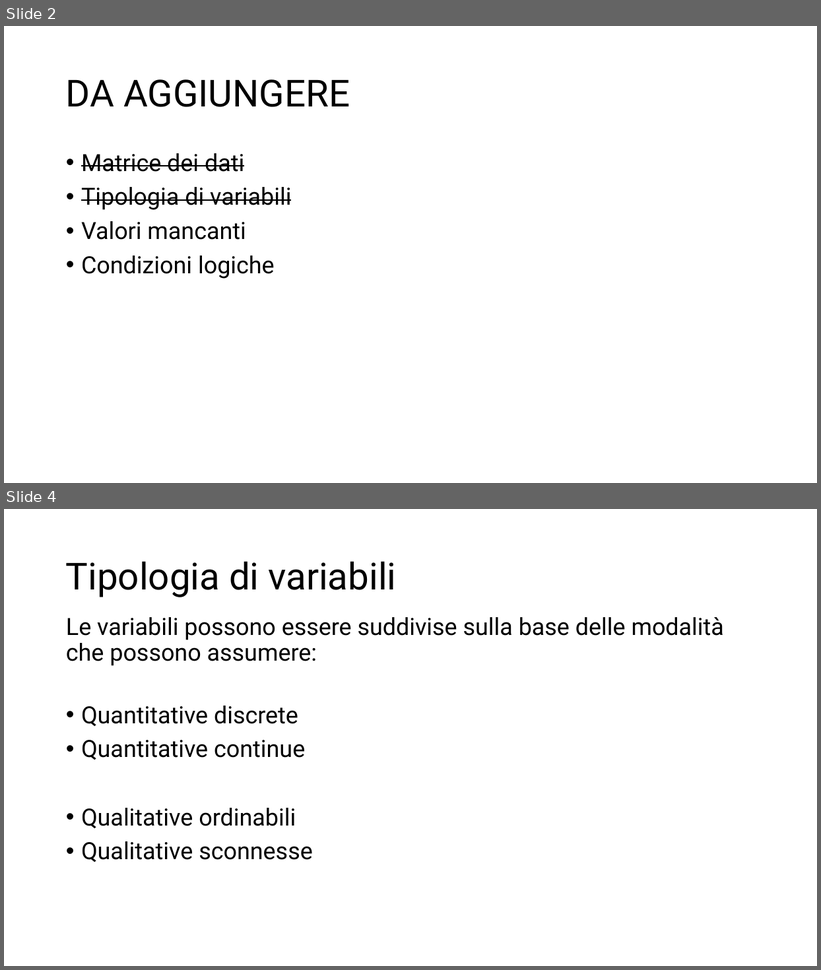
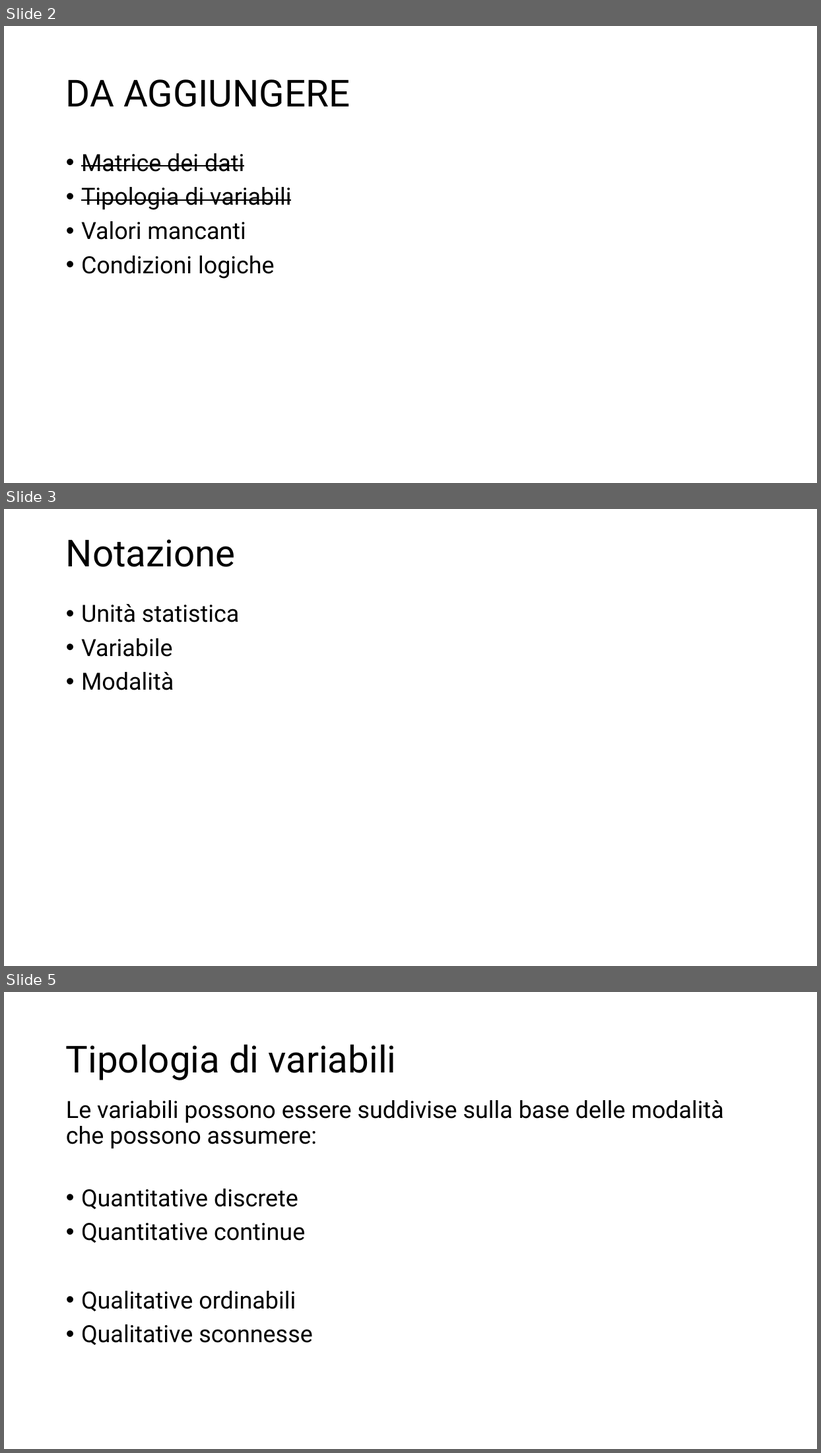
Before and after one commit to rborgoni/B.STAT.5, a slide deck: Slide/BSTAT5 - IntroR - 1.pptx. Shown one above the other, each under a label of ours: slides 2 and 4 before the commit, slides 2, 3 and 5 after it; the slides between them are not shown. The pictures are 821x970 and 821x1453 pixels, drawn with LibreOffice and Linux fonts; fonts in the diff are those of the drawing. Boxes give left, top, right and bottom in pixels: in the first picture for what was removed or moved away, otherwise in the second. Text is boxed around its words. In the diff, an @@ line names an element or a change of style, - is before the commit and + after.

```diff
--- a/Slide/BSTAT5 - IntroR - 1.pptx
+++ b/Slide/BSTAT5 - IntroR - 1.pptx
@@ slide 3 added at box(4, 509, 817, 966), background #FFFFFF @@
@@ title added at box(66, 539, 236, 567), 44 pt, text #000000 @@
+Notazione
@@ text added at box(81, 604, 239, 691), 28 pt, text #000000 @@
+• Unità statistica
+• Variabile
+• Modalità
@@ what was slide 4 is now slide 5 @@
```
Also in this commit, not shown: 2 slides changed, 8 other slides added, 5 other files.
